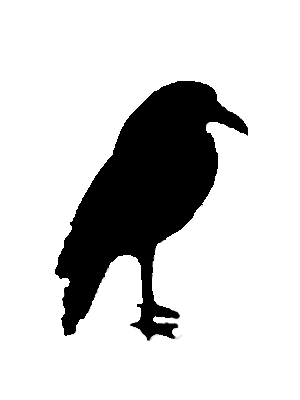
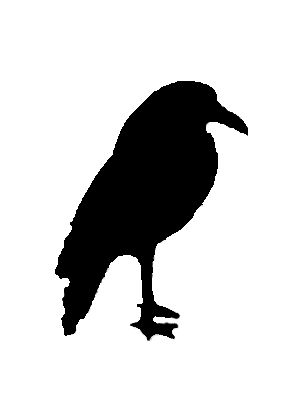
Layered file, before and after one edit (300 × 400). Changes by layer:
renamed "Layer 3" to "Layer 4", painted on it over [168, 308, 183, 340]
